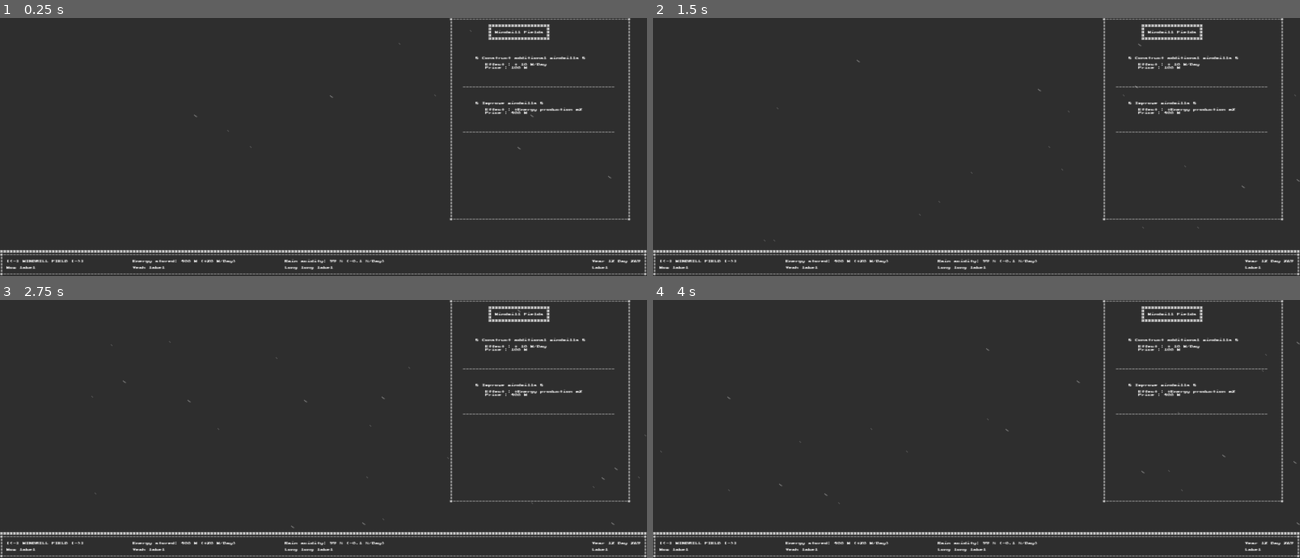
Above: before the commit, frames 1-4 (two rows, left to right).
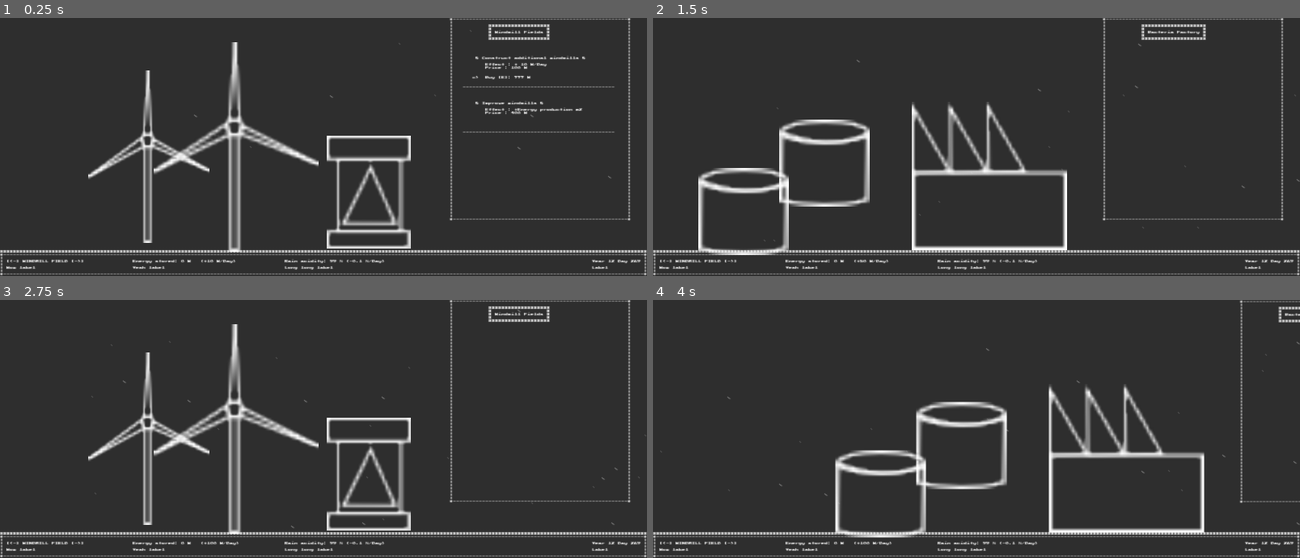
Above: after the commit, the same moments.

Repository: CreaJeu/terraforming-venus
Game: Godot game, scene res://scenes/main.tscn
The game is run twice, just before and just after one commit, with the same random seed, the same clock (stepped at 60 frames per second) and the same inputs.
Inputs:
- Up to frame 1 (0.25 s): no input
- Up to frame 2 (1.5 s): tap Enter (ui_accept) at 0.5, 0.77 s; hold D (right) 0.53-1.28 s; tap E (ok) at 0.6, 1.35 s; hold S (down) from 1.28 s (still down)
- Up to frame 3 (2.75 s): tap Enter (ui_accept) at 1.52 s; release S (down) at 2.03 s; hold D (right) from 2.03 s (still down); tap E (ok) at 2.1 s
- Up to frame 4 (4 s): release D (right) at 2.78 s; hold Z (up) 2.78-3.53 s; tap E (ok) at 2.85, 3.6 s; tap Enter (ui_accept) at 3.02, 3.5, 3.77 s; hold Q (left) from 3.53 s (still down)

The runs differ from the first frame. In frame 1, 5.9% of the frame differs, in the area x 13-82%, y 9-95%; in frame 2, 6.1%; in frame 3, 6.4%; in frame 4, 7.3%, in the area x 28-100%, y 0-95%.
Error before the commit: Modulo by zero error in operator '%'. (res://scripts/game_state.gd:38)
Error after the commit: Out of bounds get index '0' (on base: 'Array[Node2D]') (res://scripts/building.gd:48)

Commit message:
Upgrades working

Diff:
--- a/scenes/main.tscn
+++ b/scenes/main.tscn
@@ -2,31 +2,80 @@
 
 [ext_resource type="PackedScene" uid="uid://bnigiwvjx0pm4" path="res://scenes/rain.tscn" id="2_0wfyh"]
 [ext_resource type="Script" uid="uid://b6thy2gm65e1f" path="res://scripts/game_state.gd" id="2_sugp2"]
+[ext_resource type="Texture2D" uid="uid://dry6i63t1elkt" path="res://assets/eolienne.svg" id="3_jyhfs"]
 [ext_resource type="PackedScene" uid="uid://hodjx1ojhhcg" path="res://scenes/barre_ui.tscn" id="3_tbgi4"]
 [ext_resource type="PackedScene" uid="uid://cwxythcsu30vk" path="res://scenes/upgrades/upgrade_more_windmills.tscn" id="3_tefeu"]
 [ext_resource type="PackedScene" uid="uid://uuimb4h1kpls" path="res://scenes/building.tscn" id="4_jyhfs"]
 [ext_resource type="PackedScene" uid="uid://dceryyv6hwq4t" path="res://scenes/upgrades/upgrade_better_windmills.tscn" id="4_o6xl0"]
+[ext_resource type="Texture2D" uid="uid://bt4l0txw36iug" path="res://assets/usine.svg" id="4_tbgi4"]
+[ext_resource type="Script" path="res://scripts/OurCamera.gd" id="5_o6xl0"]
+[ext_resource type="Texture2D" uid="uid://7ma0qjwnwmwr" path="res://assets/transformateur.svg" id="8_85g3d"]
+[ext_resource type="Texture2D" uid="uid://6mvb7vrvg6og" path="res://assets/bac_bacteries.svg" id="11_ya4ey"]
 
 [node name="main_Node" type="Node" unique_id=767560022]
 
-[node name="gameState_Node" type="Node" parent="." unique_id=2142190266]
-script = ExtResource("2_sugp2")
+[node name="Windmills" parent="." unique_id=909114598 node_paths=PackedStringArray("upgrades") instance=ExtResource("4_jyhfs")]
+title = "Windmill Fields"
+upgrades = [NodePath("more_windmills_upgrade"), NodePath("better_windmills_upgrade")]
 
-[node name="Windmills" parent="." unique_id=909114598 node_paths=PackedStringArray("selected_upgrade") instance=ExtResource("4_jyhfs")]
-title = "Windmill Fields"
-selected_upgrade = NodePath("more_windmills_upgrade")
+[node name="more_windmills_upgrade" parent="Windmills" unique_id=2074544727 node_paths=PackedStringArray("gamestate") instance=ExtResource("3_tefeu")]
+position = Vector2(143, 12)
+gamestate = NodePath("../../gameState_Node")
 
-[node name="more_windmills_upgrade" parent="Windmills" unique_id=2074544727 instance=ExtResource("3_tefeu")]
-position = Vector2(143, 12)
+[node name="better_windmills_upgrade" parent="Windmills" unique_id=1010106578 node_paths=PackedStringArray("gamestate") instance=ExtResource("4_o6xl0")]
+position = Vector2(143, 26)
+gamestate = NodePath("../../gameState_Node")
 
-[node name="better_windmills_upgrade" parent="Windmills" unique_id=1010106578 instance=ExtResource("4_o6xl0")]
-position = Vector2(143, 26)
+[node name="Transformateur" type="Sprite2D" parent="Windmills" unique_id=240555462]
+position = Vector2(114, 54)
+texture = ExtResource("8_85g3d")
+
+[node name="Eolienne" type="Sprite2D" parent="Windmills" unique_id=1359826047]
+position = Vector2(73, 40)
+texture = ExtResource("3_jyhfs")
+
+[node name="Eolienne2" type="Sprite2D" parent="Windmills" unique_id=814259118]
+position = Vector2(46.000004, 43)
+scale = Vector2(0.7352941, 0.8230769)
+texture = ExtResource("3_jyhfs")
 
 [node name="Camera2D" type="Camera2D" parent="." unique_id=1012836297]
 anchor_mode = 0
+script = ExtResource("5_o6xl0")
 
 [node name="Rain" parent="Camera2D" unique_id=869737895 instance=ExtResource("2_0wfyh")]
 z_index = -1
 
 [node name="ui_bar" parent="Camera2D" unique_id=1323076745 instance=ExtResource("3_tbgi4")]
 position = Vector2(0, 72)
+
+[node name="bacteria_factory" parent="." unique_id=1136961121 node_paths=PackedStringArray("upgrades") instance=ExtResource("4_jyhfs")]
+position = Vector2(318, 1)
+title = "Bacteria Factory"
+upgrades = [NodePath("better_windmills_upgrade"), NodePath("more_windmills_upgrade")]
+
+[node name="better_windmills_upgrade" parent="bacteria_factory" unique_id=1939666450 node_paths=PackedStringArray("gamestate") instance=ExtResource("4_o6xl0")]
+position = Vector2(145, 12)
+gamestate = NodePath("../../gameState_Node")
+
+[node name="more_windmills_upgrade" parent="bacteria_factory" unique_id=2082773088 node_paths=PackedStringArray("gamestate") instance=ExtResource("3_tefeu")]
+position = Vector2(146, 28)
+gamestate = NodePath("../../gameState_Node")
+
+[node name="Usine" type="Sprite2D" parent="bacteria_factory" unique_id=55223594]
+position = Vector2(104, 49)
+texture = ExtResource("4_tbgi4")
+
+[node name="BacBacteries" type="Sprite2D" parent="bacteria_factory" unique_id=479081016]
+position = Vector2(53, 45)
+texture = ExtResource("11_ya4ey")
+
+[node name="BacBacteries2" type="Sprite2D" parent="bacteria_factory" unique_id=1134593758]
+position = Vector2(28, 60)
+texture = ExtResource("11_ya4ey")
+
+[node name="gameState_Node" type="Node" parent="." unique_id=2142190266 node_paths=PackedStringArray("all_buildings", "camera", "ui_bar")]
+script = ExtResource("2_sugp2")
+all_buildings = [NodePath("../Windmills"), NodePath("../bacteria_factory")]
+camera = NodePath("../Camera2D")
+ui_bar = NodePath("../Camera2D/ui_bar")
--- a/scripts/building.gd
+++ b/scripts/building.gd
@@ -4,11 +4,12 @@
 @export
 var title: String = "~  Placeholder Building cool  ~"
 
-@export var selected_upgrade: Node2D
+@export var upgrades: Array[Node2D]
+@export var selected_upgrade_index: int = 0
 
 func _ready() -> void:
 	$title_Label.text = make_ui_title_from_text(title)
-	#$upgradeList_Node2D/bidon_upgrade_Node2D.blbl()
+	upgrades[selected_upgrade_index].select()
 
 func make_ui_title_from_text(text: String) -> String:
 	var char_number = text.length() + 2
@@ -19,6 +20,31 @@
 	new_text += "#" + "#".repeat(char_number) + "#" + "\n"
 	return new_text
 
+func applySelectedUpgrade():
+	if upgrades.size()==0:
+		return
+	# Get selected upgrade and apply it
+	var upgrade = upgrades[selected_upgrade_index]
+	# TODO: return if not enough money
+	upgrade.apply()
 
-#func _process(delta: float) -> void:
-	#pass
+	upgrades.remove_at(selected_upgrade_index)
+	if upgrades.size() > 0:
+		selected_upgrade_index = (selected_upgrade_index + 1) % upgrades.size()
+		upgrades[selected_upgrade_index].select()
+	else:
+		selected_upgrade_index = 0
+
+	# Destroy the applied upgrade
+	upgrade.queue_free()
+
+
+func select_up():
+	upgrades[selected_upgrade_index].deselect()
+	selected_upgrade_index = (selected_upgrade_index - 1) % upgrades.size()
+	upgrades[selected_upgrade_index].select()
+
+func select_down():
+	upgrades[selected_upgrade_index].deselect()
+	selected_upgrade_index = (selected_upgrade_index + 1) % upgrades.size()
+	upgrades[selected_upgrade_index].select()
--- a/scripts/game_state.gd
+++ b/scripts/game_state.gd
@@ -11,8 +11,14 @@
 
 var current_day: float
 
-#func _ready() -> void:
-	#pass # Replace with function body.
+func _ready() -> void:
+	set_ui()
+
+func set_ui():
+	ui_bar.update_acidity_change_label(0.1)
+	ui_bar.update_acidity_level_label(toxicity)
+	ui_bar.update_energy_income_label(energy_income)
+	ui_bar.update_energy_stored_label(energy)
 
 func set_energy_income(new_income: int):
 	energy_income = new_income
@@ -29,6 +35,8 @@
 
 func _process(delta: float) -> void:
 	current_day += delta
+	if(Input.is_action_just_pressed("ok")):
+		all_buildings[selected_building].applySelectedUpgrade()
 	if(Input.is_action_just_pressed("left")):
 		selected_building -= 1
 		if(selected_building < 0):
--- a/scripts/upgrades/better_windmills.gd
+++ b/scripts/upgrades/better_windmills.gd
@@ -4,12 +4,16 @@
 @export var energy_multiplier: float = 2.0
 @export var price: int = 400
 @export var selected: bool = false
+@export var gamestate: GameState
 
 func _ready() -> void:
 	if selected:
 		select()
 	else:
 		deselect()
+
+func apply() -> void:
+	gamestate.set_energy_income(gamestate.energy_income * 2)
 
 func select() -> void:
 	selected = true
